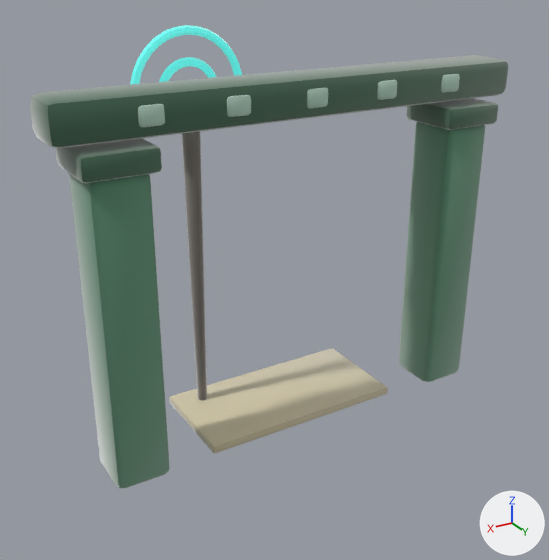
What one commit did to the glTF model assets/models/gates/8985236e.glb.
Rendered twice from a 50 mm lens placed at (4.16, 6.41, 4.99), pointed at (0.15, -0.27, 1.66). Every picture has the same lights, and +X, +Y and +Z are marked at lower right. The first picture is the older version. Vertices at exactly the same position are counted once.

The scene before the commit, as lines of its bpy script (objects in view):
```python
me_gate_8985236e = bpy.data.meshes.new('gate_8985236e')
me_gate_8985236e.from_pydata(...)  # 1106 vertices, 2152 faces; spans x -2.6..2.59, y -1.0..0.37, z 0.0..4.35
# faces by material slot: [216, 324, 540, 208, 280, 476, 108]
me_gate_8985236e.materials.append(mat_clay__609c78_0_93)
me_gate_8985236e.materials.append(mat_clay__3e6b4f_0_93)
me_gate_8985236e.materials.append(mat_clay__bfe3d0_0_93)
me_gate_8985236e.materials.append(mat_clay__8a8378_0_93)
me_gate_8985236e.materials.append(mat_clay__4ed0c8_0_93__4ed0c8)
me_gate_8985236e.materials.append(mat_clay__4ed0c8_0_6__4ed0c8)
me_gate_8985236e.materials.append(mat_clay__d8cca8_0_93)
ob_gate_8985236e = bpy.data.objects.new('gate_8985236e', me_gate_8985236e)
ob_gate_8985236e.location = (0.0, 0.0, 0.0)
```
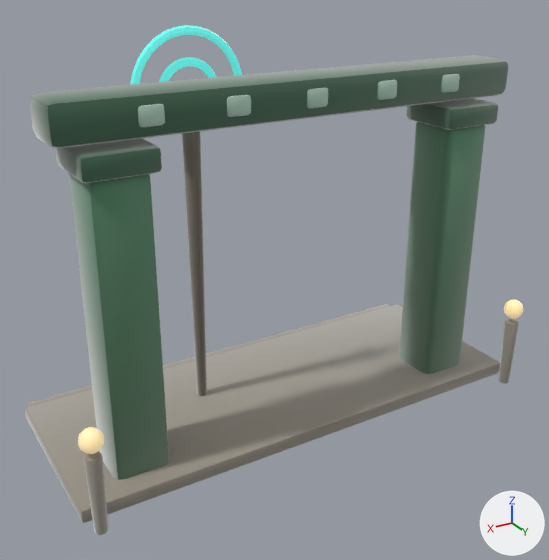
Patch to the scene script:
```diff
--- a/assets/models/gates/8985236e.glb.py
+++ b/assets/models/gates/8985236e.glb.py
@@ mat_clay__9e978a_0_93 @@
+mat_clay__9e978a_0_93 = bpy.data.materials.new('clay_#9E978A_0.93_-')
+# nodes: BsdfPrincipled, Mix, OutputMaterial, VertexColor
+# colours: grey #9e978a, mixed with the vertex colours
@@ mat_clay__b9b2a2_0_93 @@
+mat_clay__b9b2a2_0_93 = bpy.data.materials.new('clay_#B9B2A2_0.93_-')
+# nodes: BsdfPrincipled, Mix, OutputMaterial, VertexColor
+# colours: grey #b9b2a2, mixed with the vertex colours
@@ mat_clay__ffe2a8_0_95__ffe2a8 @@
+mat_clay__ffe2a8_0_95__ffe2a8 = bpy.data.materials.new('clay_#FFE2A8_0.95_#FFE2A8')
+# nodes: BsdfPrincipled, Mix, OutputMaterial, VertexColor
+# colours: beige #bca67a, beige #ffe2a8, mixed with the vertex colours
@@ me_gate_8985236e @@
 # used by ob_gate_8985236e; location = (0.0, 0.0, 0.0)
-me_gate_8985236e.from_pydata(...)  # 1106 vertices, 2152 faces; spans x -2.6..2.59, y -1.0..0.37, z 0.0..4.35
+me_gate_8985236e.from_pydata(...)  # 1606 vertices, 3124 faces; spans x -2.77..2.77, y -1.71..0.84, z 0.0..4.35
+# me_gate_8985236e part 1: a new loose piece, a UV sphere (10 segments, 6 rings, poles along z) spanning x -2.76..-2.52, y 0.6..0.83, z 0.9..1.14, in mat_clay__ffe2a8_0_95__ffe2a8
+# me_gate_8985236e part 2: a new loose piece of 114 vertices spanning x -2.73..-2.56, y 0.63..0.8, z 0.0..0.86, in mat_clay__9e978a_0_93
+# me_gate_8985236e part 3: a new loose piece of 114 vertices spanning x 2.56..2.72, y 0.64..0.8, z 0.0..0.86, in mat_clay__9e978a_0_93
+# me_gate_8985236e part 4: a new loose piece of 56 vertices spanning x -2.77..2.77, y -1.55..0.55, z 0.0..0.16, in mat_clay__9e978a_0_93
+# me_gate_8985236e part 5: a new loose piece of 56 vertices spanning x -2.7..2.7, y -1.71..-1.37, z 0.0..0.12, in mat_clay__9e978a_0_93
+# me_gate_8985236e part 6: a new loose piece of 52 vertices spanning x 2.52..2.76, y 0.61..0.84, z 0.9..1.14, in mat_clay__ffe2a8_0_95__ffe2a8
+# me_gate_8985236e part 7: 2084 kept faces spanning x -2.6..2.59, y -1.0..0.37, z 0.0..4.33 get new vertex colours
+# other edits to the shape of me_gate_8985236e do not show in these pictures
 me_gate_8985236e.materials.append(mat_clay__609c78_0_93)
@@ me_gate_8985236e @@
 me_gate_8985236e.materials.append(mat_clay__d8cca8_0_93)
+me_gate_8985236e.materials.append(mat_clay__9e978a_0_93)
+me_gate_8985236e.materials.append(mat_clay__b9b2a2_0_93)
+me_gate_8985236e.materials.append(mat_clay__ffe2a8_0_95__ffe2a8)
```

Location of each change, (x1, y1, x2, y2) in pixels of the pictures (549 x 560 px):
'gate_8985236e', reshaped (10% taller): before (30, 25, 508, 488); after (25, 25, 524, 535)
part 1 of me_gate_8985236e, added: after (504, 299, 524, 319)
part 2 of me_gate_8985236e, added: after (499, 319, 519, 384)
part 3 of me_gate_8985236e, added: after (84, 452, 108, 535)
part 4 of me_gate_8985236e, added: after (25, 305, 500, 523)
part 5 of me_gate_8985236e, added: after (28, 304, 390, 407)
part 6 of me_gate_8985236e, added (beige): after (78, 427, 104, 454)
part 7 of me_gate_8985236e, edited (looks the same): (30, 27, 508, 480) in both
